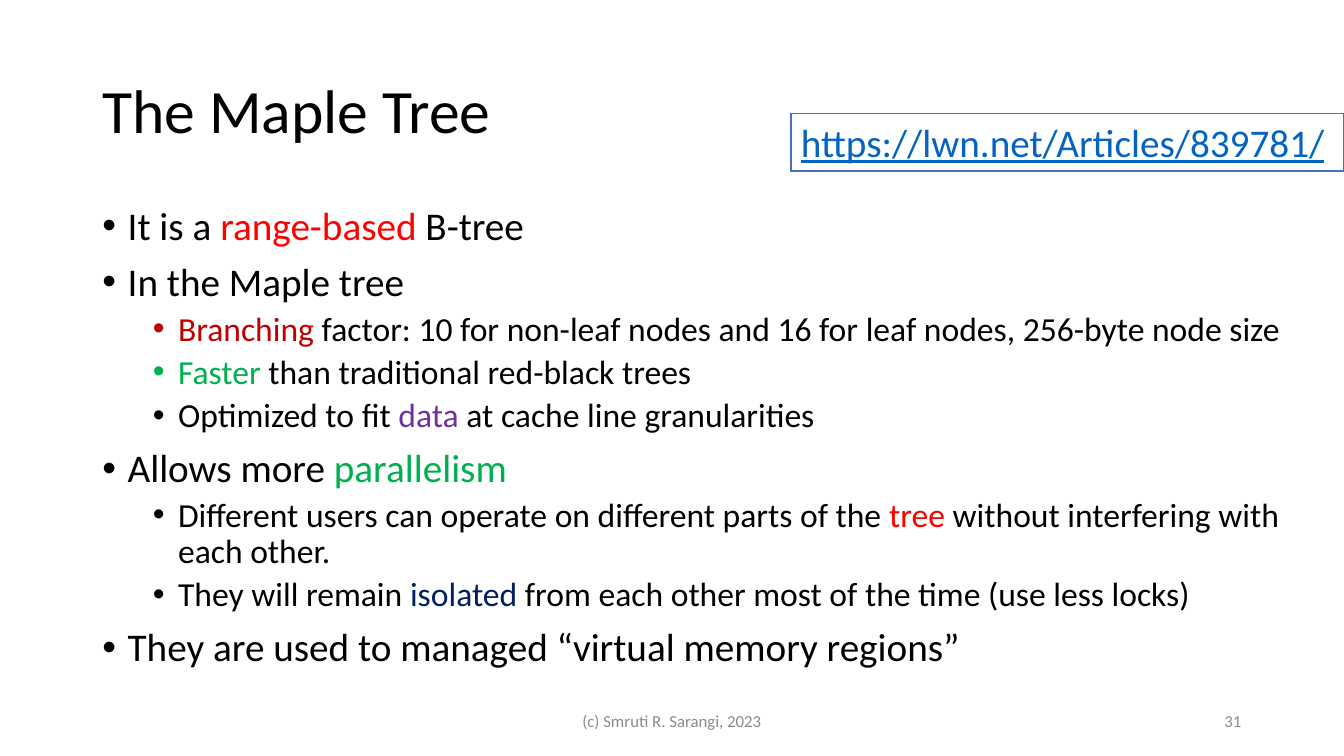
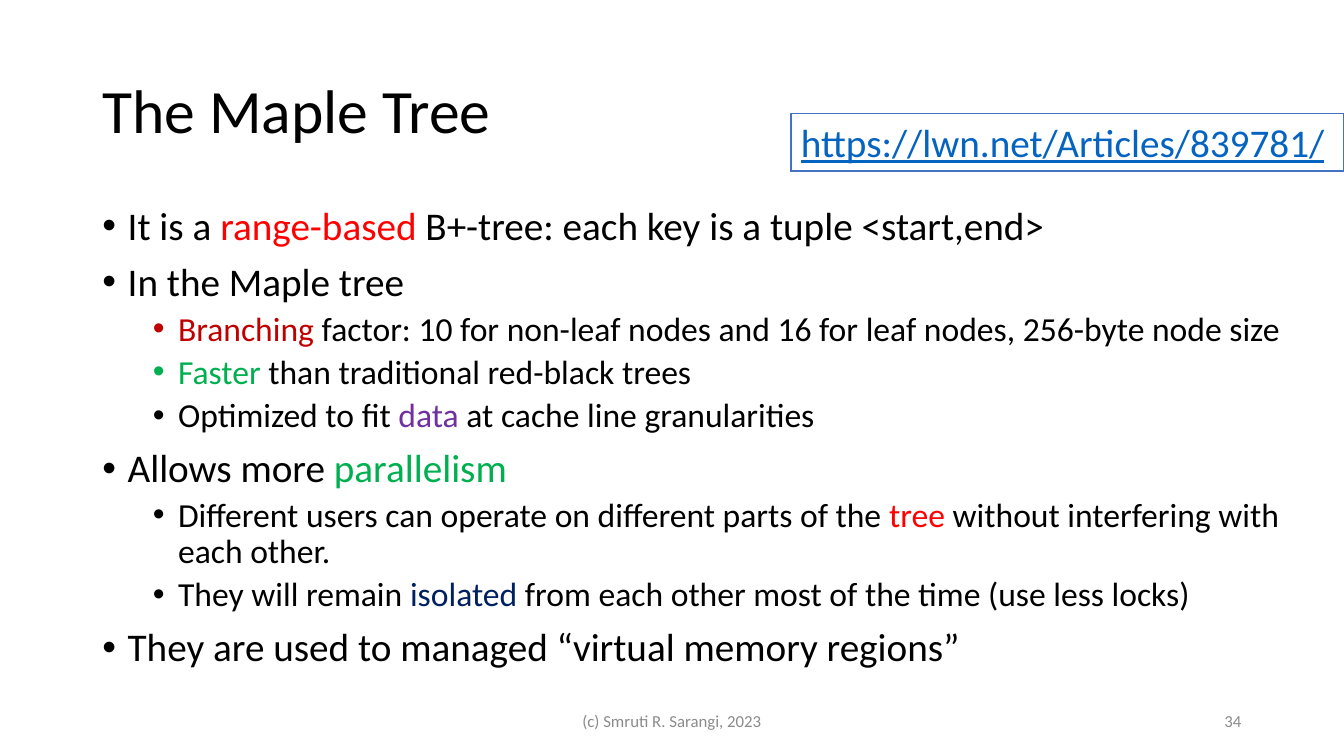
Before and after one commit to srsarangi/srsarangi.github.io, a slide deck: slide 34 of osbook/slides/3.processes.pptx (slide 31 before the commit). Drawn at 1344x756 pixels with LibreOffice and Linux fonts; fonts in the diff are those of the drawing. Boxes give left, top, right and bottom in pixels: in the first picture for what was removed or moved away, otherwise in the second. Text is boxed around its words. In the diff, an @@ line names an element or a change of style, - is before the commit and + after.

```diff
--- a/osbook/slides/3.processes.pptx
+++ b/osbook/slides/3.processes.pptx
@@ text at <box>128,212,1044,247</box>: text changed @@
-• It is a range-based B-tree
+• It is a range-based B+-tree: each key is a tuple <start,end>
@@ page number at <box>1224,716,1241,727</box>: text changed @@
-31
+34
```
Also in this commit, not shown: 24 other slides changed, 4 slides added, 1 slide removed, 6 other files.
